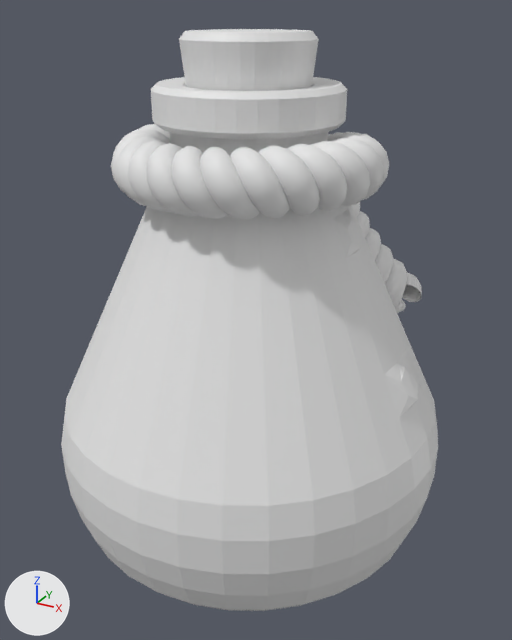
One commit to the Blender file elixir_bottle.blend: the scene before it, then after it.
The view is the same before and after, from a camera (50 mm lens) standing at (1.42, -2.53, 2.24) and looking at (0.04, -0.02, 0.98). Every picture has the same lights, and +X, +Y and +Z are marked at lower left. The first picture is the older version.

Names of what the first picture shows: 'bottle', 'cork', 'rope'.
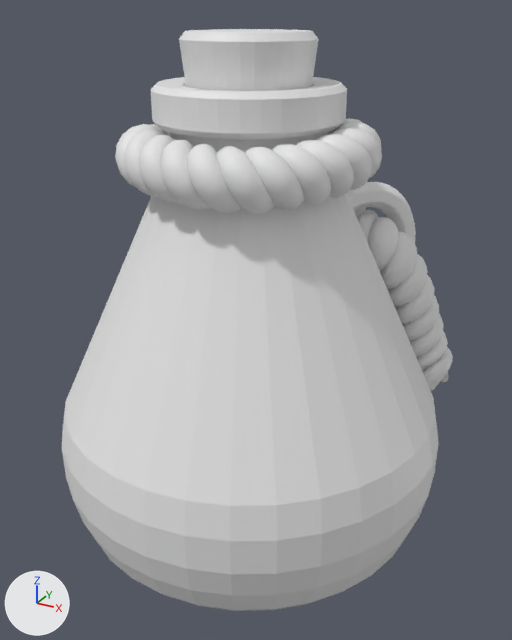
Commit message: better rope placement

Pixel boxes (x1, y1, x2, y2) of what changed, in the pictures (512 x 640 px):
```json
{"object": "bottle", "change": "reshaped, turned", "before": [61, 77, 438, 611], "after": [62, 77, 439, 611]}
{"object": "rope", "change": "reshaped, rescaled, modifiers changed", "before": [111, 124, 422, 313], "after": [115, 118, 453, 390]}
{"part": 1, "of": "me_cylinder", "change": "reshaped", "before": [315, 206, 435, 475], "after": [347, 182, 416, 290]}
```

Scene script edits in JSON lines:
```json
{"block": "me_cylinder", "where": "# used by ob_bottle; location = (0.0, 0.0, 0.0)"}
{"op": "remove", "block": "me_cylinder", "code": "me_cylinder.from_pydata(...)  # 664 vertices, 629 faces; spans x -0.87..0.87, y -0.87..0.87, z 0.0..1.98"}
{"op": "add", "block": "me_cylinder", "code": "me_cylinder.from_pydata(...)  # 1600 vertices, 1567 faces; spans x -0.87..0.92, y -0.87..0.87, z 0.0..1.98"}
{"block": "me_cylinder", "change": "me_cylinder part 1: 2 vertices moved within x 0.48, y -0.05..0.05, z 1.42; 12 vertices removed from x 0.68..0.78, y -0.15..0.15, z 0.76..0.93; 948 vertices added at x 0.41..0.92, y -0.14..0.14, z 0.88..1.52"}
{"op": "remove", "block": "cu_béziercurve", "code": "_sp.bezier_points.foreach_set('co', [-0.676, 0.274, -0.57, 0.422, -0.271, 0.0479, -0.388, -0.0115, 0.0459, -0.0434, 0.522, -0.0175, 0.562, 0.649, -0.788])"}
{"op": "remove", "block": "cu_béziercurve", "code": "_sp.bezier_points.foreach_set('handle_left', [-0.949, -0.0652, -1.127, 0.679, 0.254, 0.0473, -0.543, -0.413, 0.00483, -0.162, 0.42, 0.114, 0.125, 0.478, -0.438])"}
{"op": "remove", "block": "cu_béziercurve", "code": "_sp.bezier_points.foreach_set('handle_right', [-0.403, 0.613, -0.013, 0.165, -0.797, 0.0484, -0.233, 0.39, 0.0869, 0.0749, 0.625, -0.149, 0.998, 0.819, -1.139])"}
{"op": "remove", "block": "cu_béziercurve", "code": "for _p, _l, _r in zip(_sp.bezier_points, ['ALIGNED', 'ALIGNED', 'ALIGNED', 'ALIGNED', 'ALIGNED'], ['ALIGNED', 'ALIGNED', 'ALIGNED', 'ALIGNED', 'ALIGNED']): _p.handle_left_type = _l; _p.handle_right_type = _r"}
{"op": "set", "path": "_sp", "old": "cu_béziercurve.splines.new('BEZIER'); _sp.bezier_points.add(4)", "new": "cu_béziercurve.splines.new('BEZIER'); _sp.bezier_points.add(6)"}
{"op": "add", "block": "cu_béziercurve", "code": "_sp.bezier_points.foreach_set('co', [-0.42, 0.683, -1.078, -0.262, 0.401, -0.238, 0.401, -0.198, 0.0633, -0.389, -0.207, 0.0503, -0.226, 0.422, 0.0271, 0.344, 0.48, -0.386, 0.667, 0.594, -1.036])"}
{"op": "add", "block": "cu_béziercurve", "code": "_sp.bezier_points.foreach_set('handle_left', [-0.434, 0.727, -1.396, -0.359, 0.483, -0.568, 0.566, 0.297, 0.113, -0.325, -0.501, 0.1, -0.478, 0.277, 0.0506, 0.108, 0.582, -0.388, 0.566, 0.626, -0.903])"}
{"op": "add", "block": "cu_béziercurve", "code": "_sp.bezier_points.foreach_set('handle_right', [-0.405, 0.639, -0.76, -0.164, 0.319, 0.0913, 0.237, -0.693, 0.0135, -0.453, 0.0872, 0.00033, 0.0253, 0.568, 0.00358, 0.579, 0.378, -0.385, 0.769, 0.562, -1.169])"}
{"op": "add", "block": "cu_béziercurve", "code": "for _p, _l, _r in zip(_sp.bezier_points, ['ALIGNED', 'ALIGNED', 'ALIGNED', 'ALIGNED', 'ALIGNED', 'ALIGNED', 'ALIGNED'], ['ALIGNED', 'ALIGNED', 'ALIGNED', 'ALIGNED', 'ALIGNED', 'ALIGNED', 'ALIGNED']): _p.handle_left_type = _l; _p.handle_right_type = _r"}
{"op": "set", "path": "ob_bottle.rotation_euler", "old": "(0.0, 0.0, 0.0)", "new": "(0.0, 0.0, 1.015)", "note": "degrees (0, 0, 0) -> degrees (0, 0, 58)"}
{"op": "set", "path": "ob_rope.scale", "old": "(0.0596, 0.0596, 0.0596)", "new": "(0.0556, 0.0596, 0.0556)"}
{"block": "ob_rope", "where": "_m = ob_rope.modifiers.new('Screw', 'SCREW')"}
{"op": "set", "path": "_m.iterations", "old": "22", "new": "26"}
{"block": "ob_rope", "where": "_m = ob_rope.modifiers.new('Screw', 'SCREW')"}
{"op": "add", "block": "ob_rope", "code": "_m.angle = 6.281"}
```
